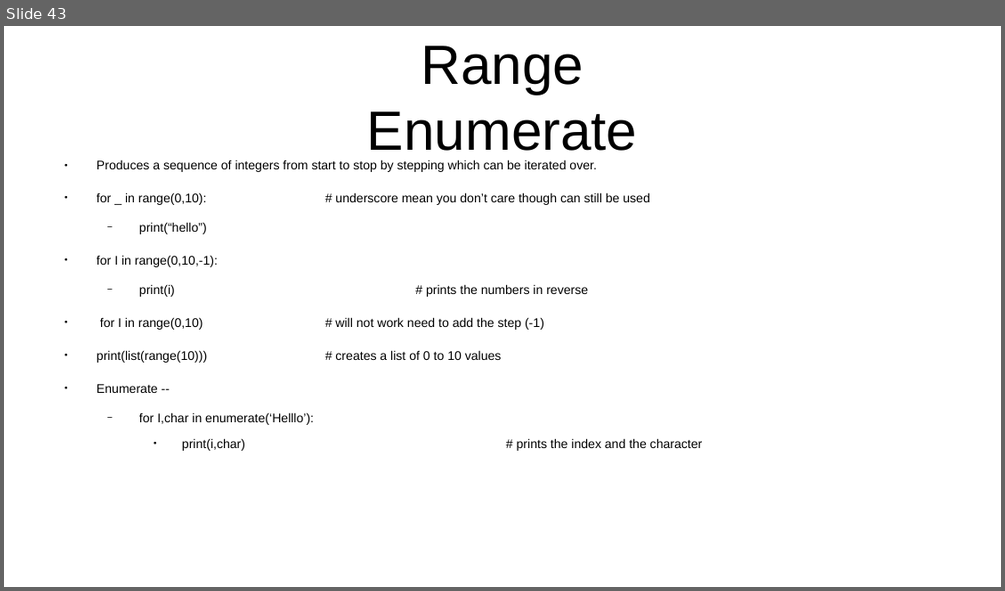
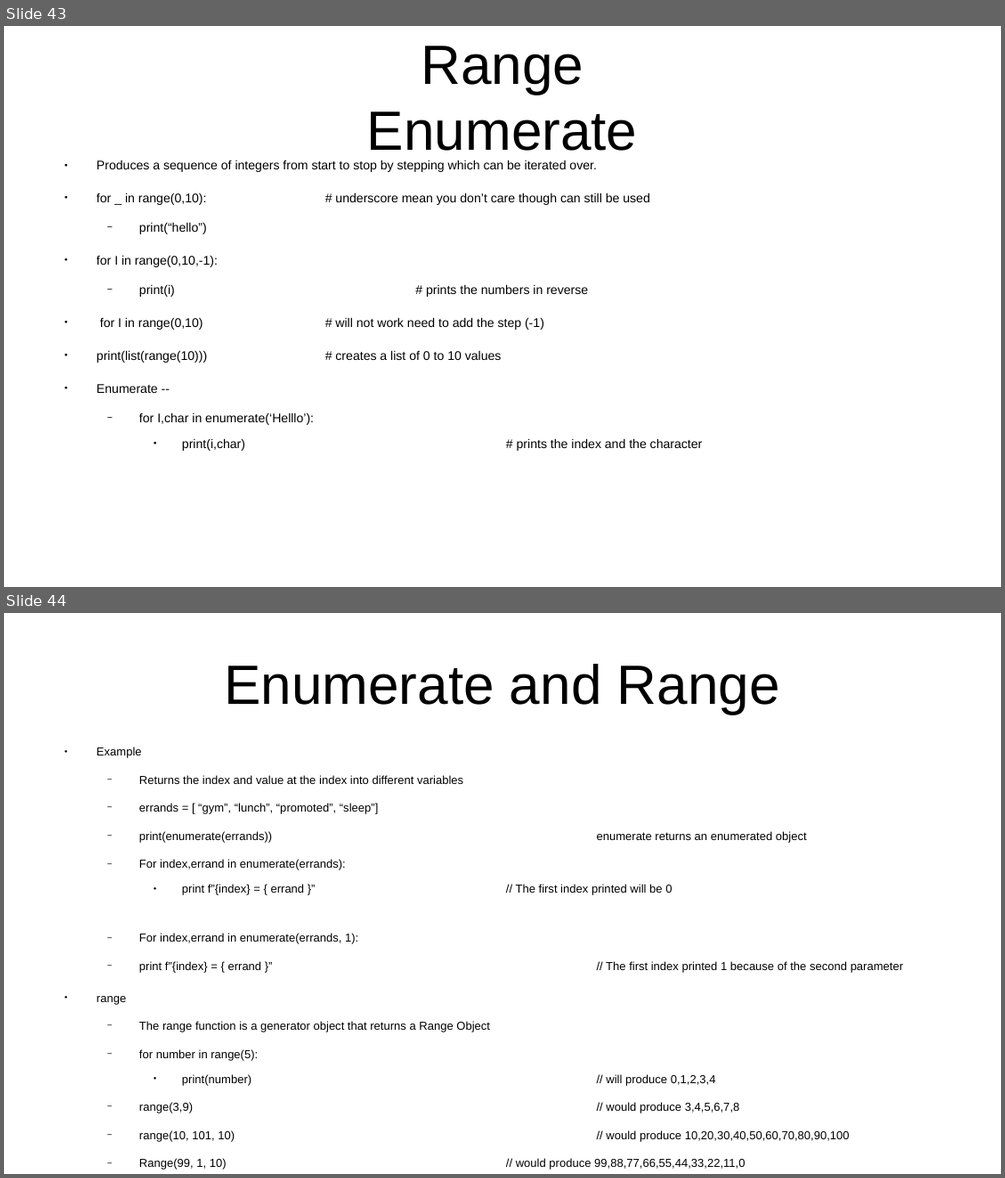
Before and after one commit to CharlesStockman/languages, a slide deck: python/notes/01_core.odp. Shown one above the other, each under a label of ours: slide 43 before the commit, slides 43 and 44 after it. The pictures are 1005x591 and 1005x1178 pixels, drawn with LibreOffice and Linux fonts; fonts in the diff are those of the drawing. Boxes give left, top, right and bottom in pixels: in the first picture for what was removed or moved away, otherwise in the second. Text is boxed around its words. In the diff, an @@ line names an element or a change of style, - is before the commit and + after.

```diff
--- a/python/notes/01_core.odp
+++ b/python/notes/01_core.odp
@@ slide 44 added at (x1=4, y1=613, x2=1001, y2=1174), background #FFFFFF @@
@@ title added at (x1=224, y1=664, x2=780, y2=714), 44 pt, text #000000 @@
+Enumerate and Range
@@ text added at (x1=97, y1=747, x2=903, y2=1169), 9.2 pt, text #000000 @@
+● Example
+  − Returns the index and value at the index into different variables
+  − errands = [ “gym”, “lunch”, “promoted”, “sleep”]
+  − print(enumerate(errands)) enumerate returns an enumerated object
+  − For index,errand in enumerate(errands):
+    ● print f”{index} = { errand }” // The first index printed will be 0
+  − For index,errand in enumerate(errands, 1):
+  − print f”{index} = { errand }” // The first index printed 1 because of the second parameter
+● range
+  − The range function is a generator object that returns a Range Object
+  − for number in range(5):
+    ● print(number) // will produce 0,1,2,3,4
+  − range(3,9) // would produce 3,4,5,6,7,8
+  − range(10, 101, 10) // would produce 10,20,30,40,50,60,70,80,90,100
+  − Range(99, 1, 10) // would produce 99,88,77,66,55,44,33,22,11,0
+  − print(list(range(0,-5)) // would produce []
```
Also in this commit, not shown: 4 slides changed, 1 other file.
